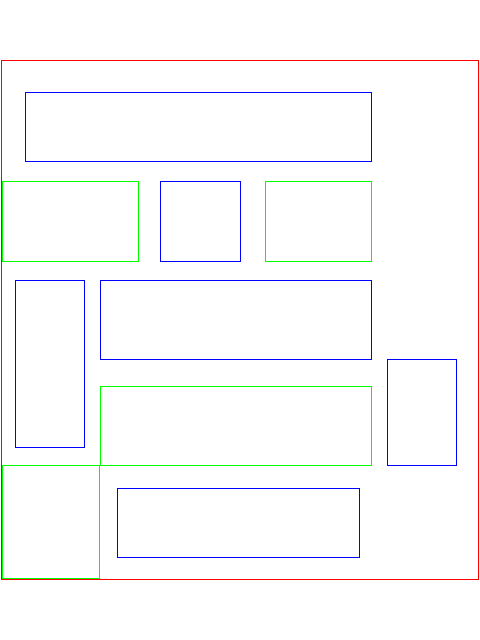
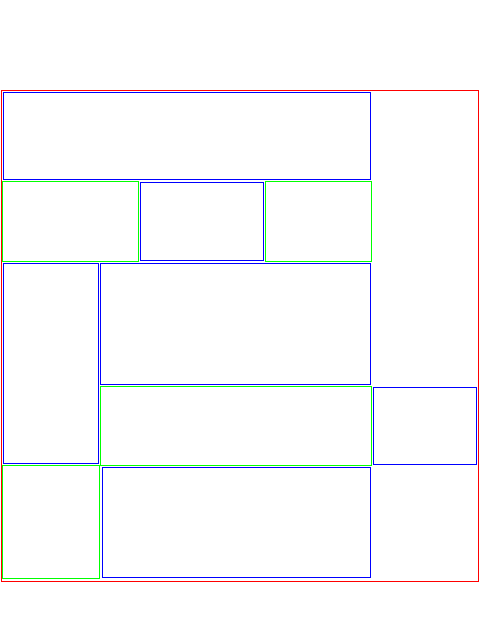
Layered file, before and after one edit (480px x 640px). Changes by layer:
painted on "Setor" (1st of 6) over [102, 467, 371, 578]
painted on "Setor" (2nd of 6) over [373, 359, 477, 466]
painted on "Setor" (3rd of 6) over [3, 263, 99, 464]
painted on "Setor" (4th of 6) over [100, 263, 372, 385]
painted on "Setor" (5th of 6) over [140, 181, 264, 262]
painted on "Setor" (6th of 6) over [3, 92, 372, 180]
painted on "Parede" over [1, 60, 479, 582]
